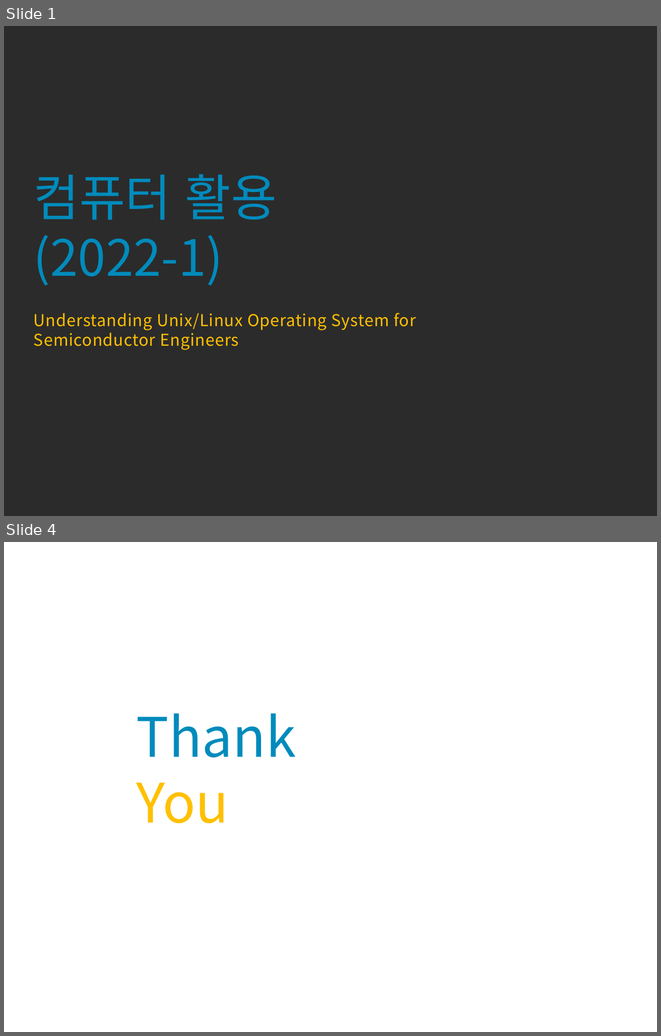
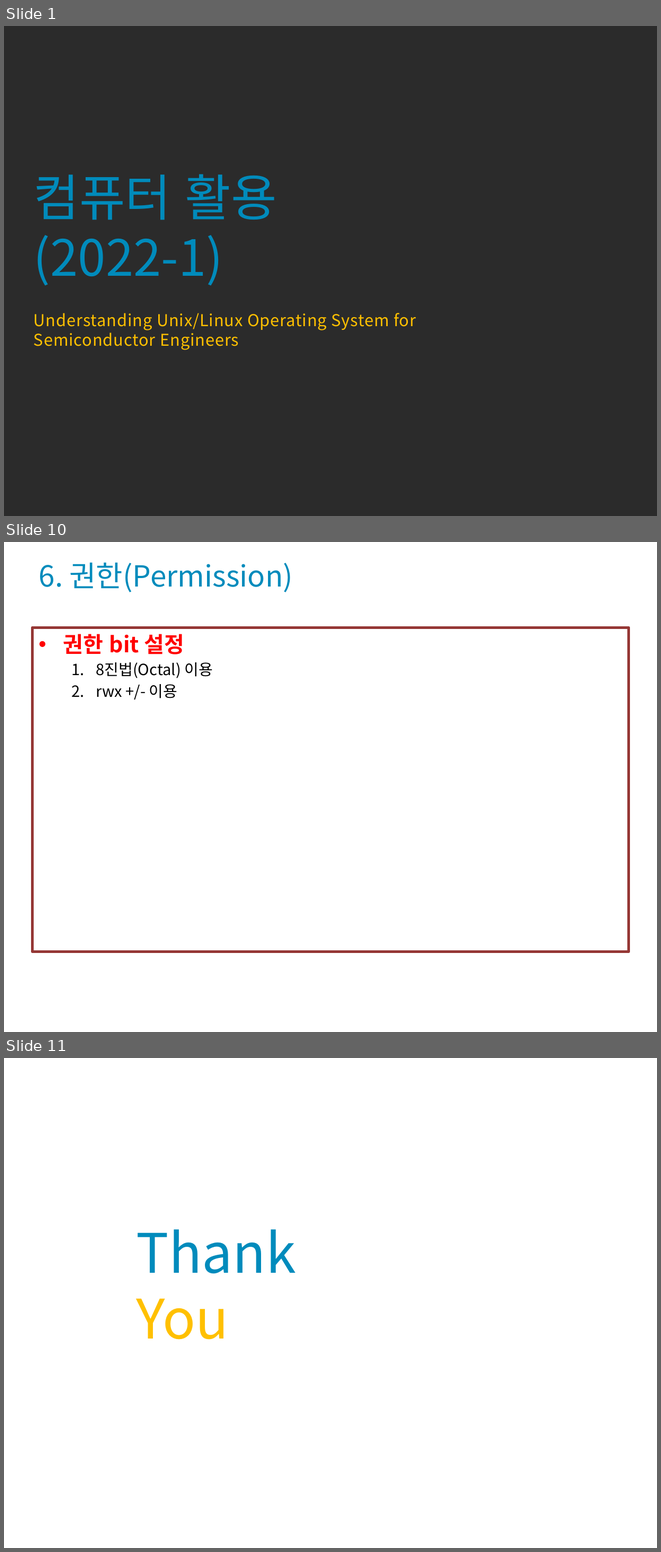
Before and after one commit to codefoolosopher/linuxedu, a slide deck: portfolio/Linux_OS_System_2022_1_s6.pptx. Shown one above the other, each under a label of ours: slides 1 and 4 before the commit, slides 1, 10 and 11 after it; the slides between them are not shown. The pictures are 661x1036 and 661x1552 pixels, drawn with LibreOffice and Linux fonts; fonts in the diff are those of the drawing; background and template pictures are left out; a plain dark background stands for a picture behind light text. Boxes give left, top, right and bottom in pixels: in the first picture for what was removed or moved away, otherwise in the second. Text is boxed around its words. In the diff, an @@ line names an element or a change of style, - is before the commit and + after.

```diff
--- a/portfolio/Linux_OS_System_2022_1_s6.pptx
+++ b/portfolio/Linux_OS_System_2022_1_s6.pptx
@@ slide 10 added at [4,542,657,1032], background picture (left out) @@
@@ title added at [39,562,293,592], 32 pt, text #008BBC @@
+6. 권한(Permission)
@@ text added at [32,627,628,951], outline #953735 3 pt, 17 pt, text #000000 @@
+• 권한 bit 설정
+  1. 8진법(Octal) 이용
+  2. rwx +/- 이용
@@ what was slide 4 is now slide 11 @@
```
Also in this commit, not shown: 1 slide changed, 7 other slides added, 1 slide removed, 1 other file.
